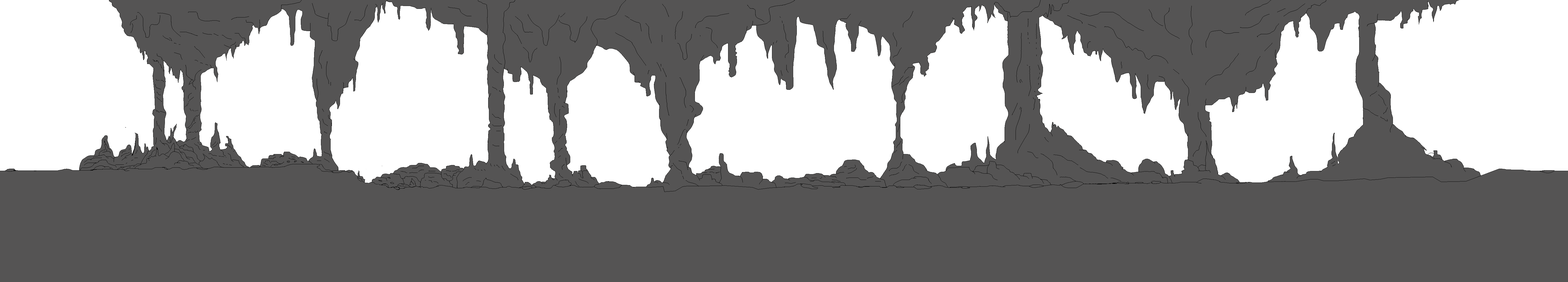
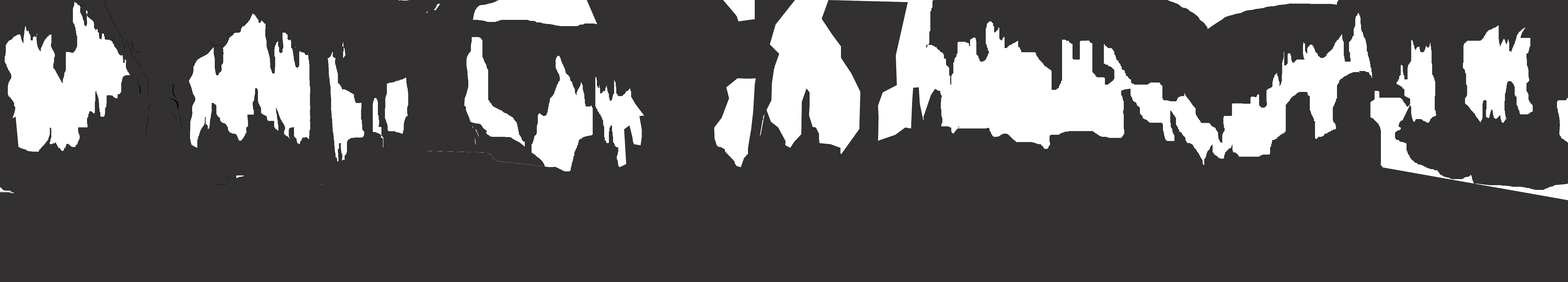
Layered file, before and after one edit (1568x282). Changes by layer:
hid "bottom-Front-Floor-Outline" over <box>0,0,1568,282</box>
showed "background-wallLight", painted on it over <box>0,0,1568,282</box>
